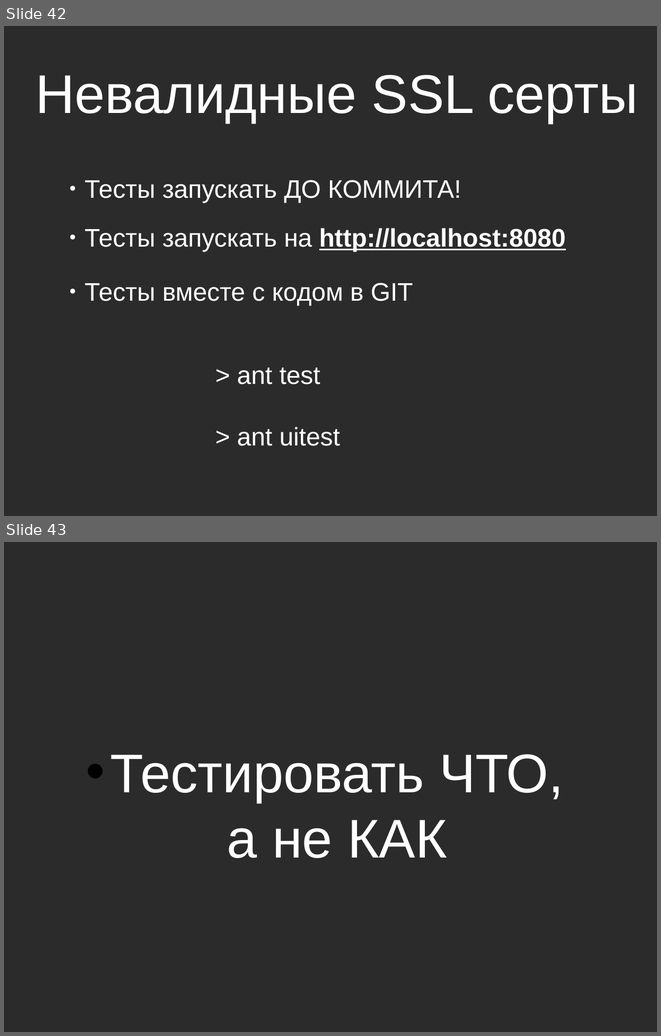
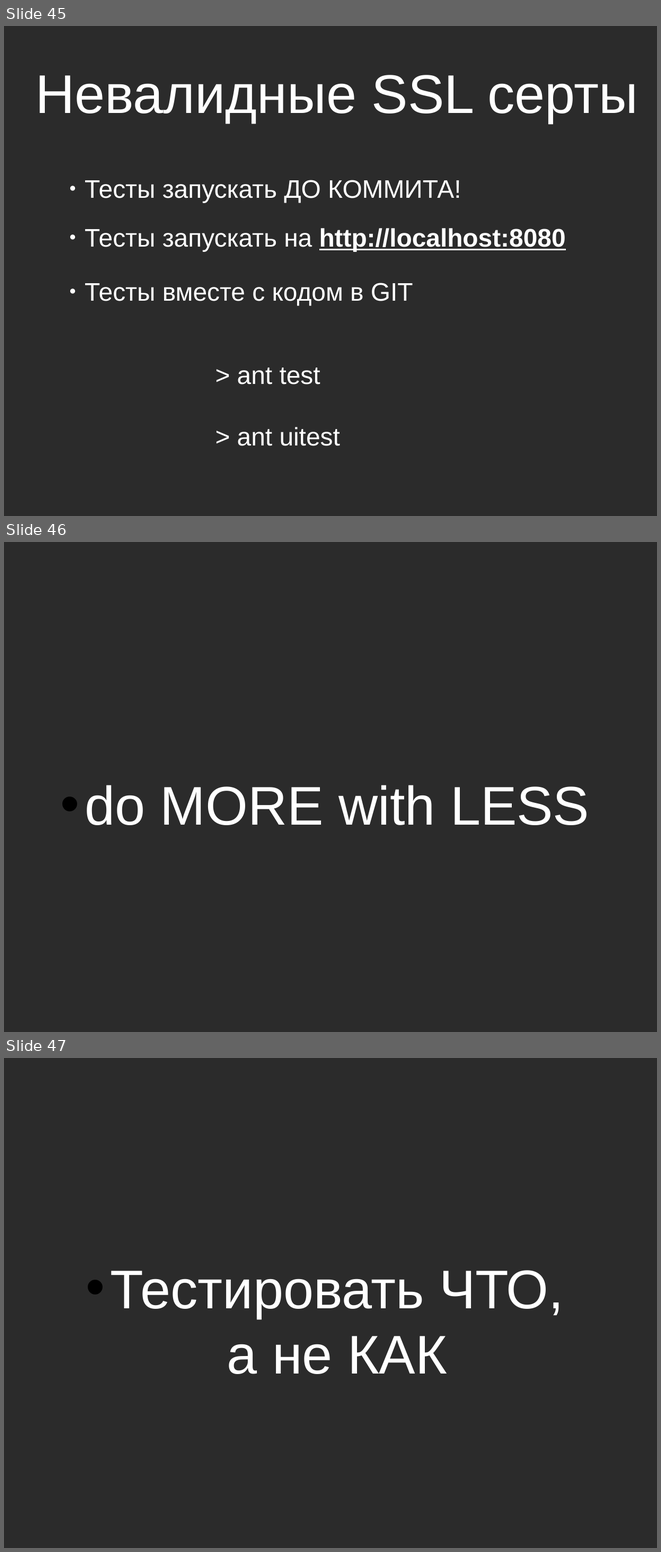
Before and after one commit to asolntsev/presentations, a slide deck: ui-tests/the_fast_and_the_continuous.seleniumcamp2014.odp. Shown one above the other, each under a label of ours: slides 42 and 43 before the commit, slides 45, 46 and 47 after it. The pictures are 661x1036 and 661x1552 pixels, drawn with LibreOffice and Linux fonts; fonts in the diff are those of the drawing; background and template pictures are left out; a plain dark background stands for a picture behind light text. Boxes give left, top, right and bottom in pixels: in the first picture for what was removed or moved away, otherwise in the second. Text is boxed around its words. In the diff, an @@ line names an element or a change of style, - is before the commit and + after.

```diff
--- a/ui-tests/the_fast_and_the_continuous.seleniumcamp2014.odp
+++ b/ui-tests/the_fast_and_the_continuous.seleniumcamp2014.odp
@@ slide 46 added at box(4, 542, 657, 1032), background picture (left out) @@
@@ text added at box(85, 785, 589, 825), 60 pt, text #FFFFFF @@
+• do MORE with LESS
@@ what was slide 42 is now slide 45 @@
@@ what was slide 43 is now slide 47 @@
```
Also in this commit, not shown: 17 slides changed, 3 other slides added.
